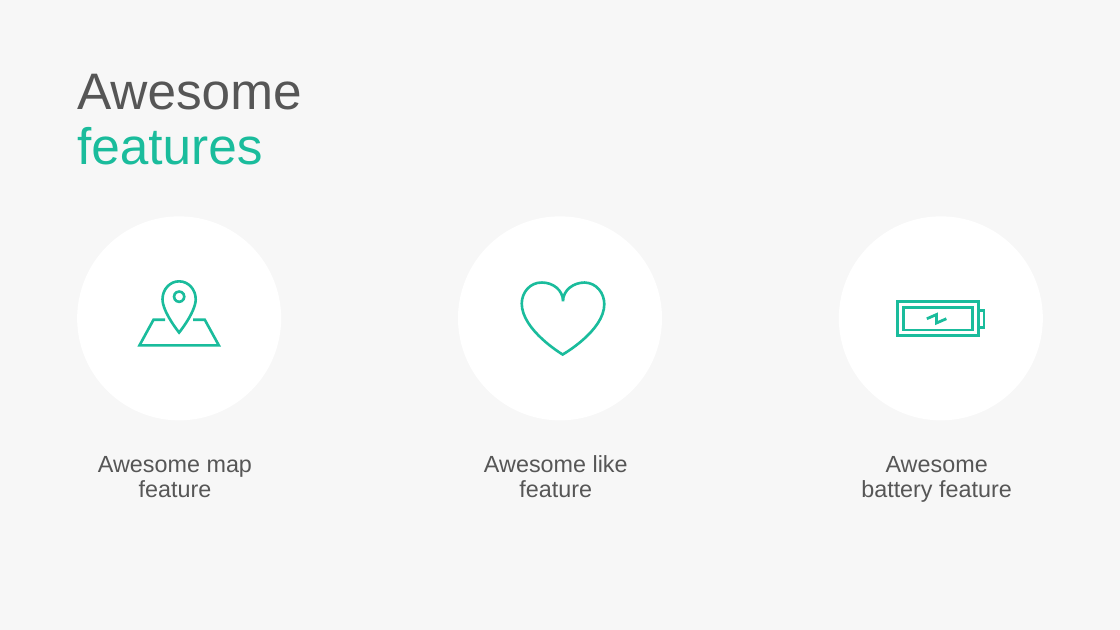
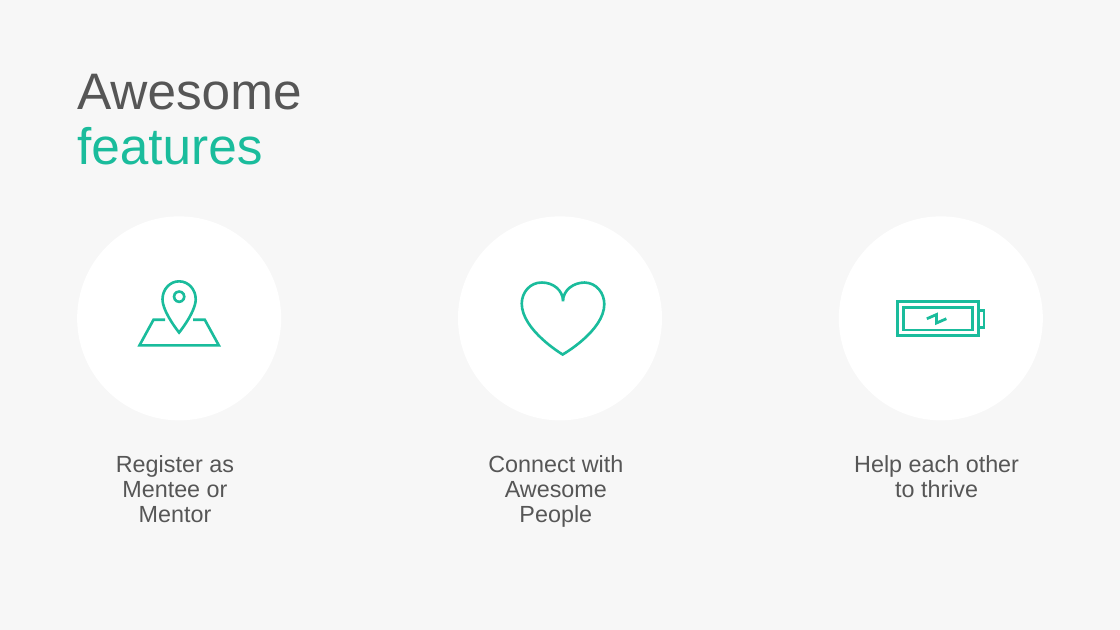
Before and after one commit to augusteo/techfugee, a slide deck: slide 6 of AskariPresentation.pptx (slide 9 before the commit). Drawn at 1120x630 pixels with LibreOffice and Linux fonts; fonts in the diff are those of the drawing. Boxes give left, top, right and bottom in pixels: in the first picture for what was removed or moved away, otherwise in the second. Text is boxed around its words. In the diff, an @@ line names an element or a change of style, - is before the commit and + after.

```diff
--- a/AskariPresentation.pptx
+++ b/AskariPresentation.pptx
@@ text at [116, 455, 234, 522]: text changed @@
-Awesome map feature
+Register as Mentee or Mentor
@@ text at [488, 455, 624, 527]: text changed @@
-Awesome like feature
+Connect with Awesome People
@@ text at [854, 455, 1019, 497]: text changed @@
-Awesome battery feature
+Help each other to thrive
```
Also in this commit, not shown: 4 other slides changed, 3 slides added, 6 slides removed.
